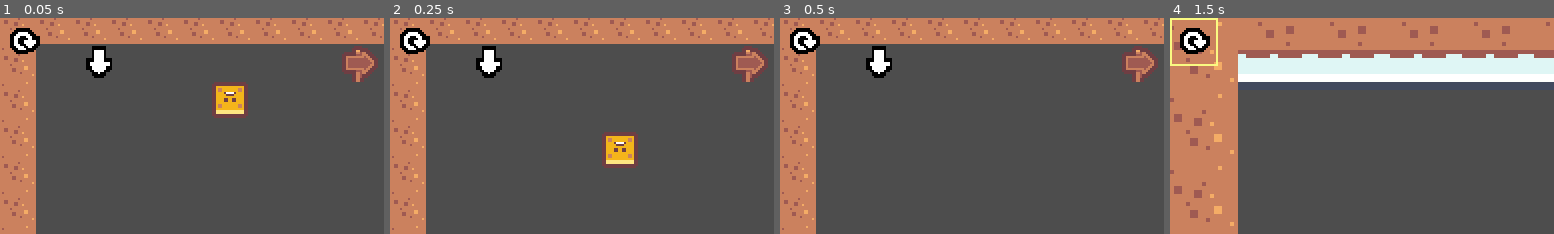
Above: before the commit, frames 1-4 (left to right).
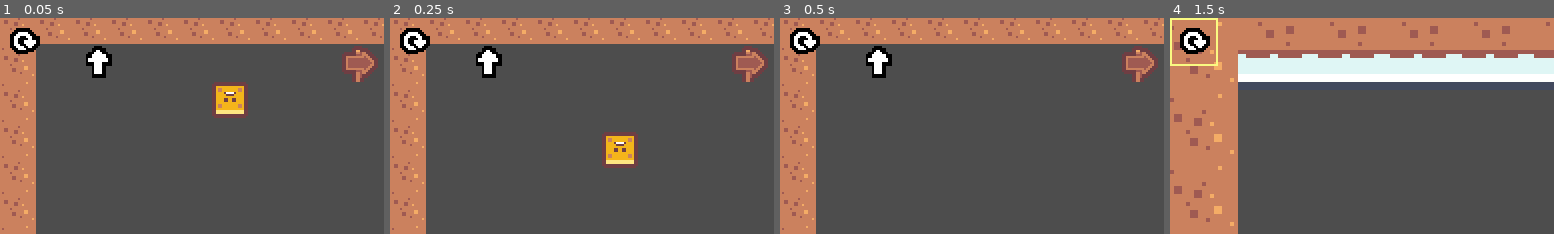
Above: after the commit, the same moments.

Repository: youer0219/Exocave
Game: Godot game, scene res://scenes/level/levels/level_03.tscn
Two runs of this game, one before a commit and one after it. Both use one fixed random seed, a clock stepped at 60 frames per second and the inputs below. This scene is started directly instead of the project's main scene.
Inputs (mouse positions are % of the whole screen's width and height, from its top left):
- Up to frame 1 (0.05 s): no input
- Up to frame 2 (0.25 s): no input
- Up to frame 3 (0.5 s): no input
- Up to frame 4 (1.5 s): click (3, 6) at 0.5 s; click (3, 6) at 1.25 s
The pictures show only the part of the screen within x 0-50%, y 0-50%; the shares and areas given below are measured in that part.

The runs differ from the first frame. In frame 1, 0.4% of the frame differs, in the area x 22-30%, y 12-28%; in frame 2, 0.4%; in frame 3, 0.4%; in frame 4, nothing differs.

Commit message:
使用vector常量替换原本的重力状态常量

Diff:
--- a/components/grivate_area_2d.gd
+++ b/components/grivate_area_2d.gd
@@ -1,19 +1,19 @@
 extends Area2D
 class_name GravityArea2D
 
-enum GravityState {
-	DOWN = Vector2i.DOWN.y,
-	UP = Vector2i.UP.y,
-}
-
-@export var gravity_state:GravityState = GravityState.DOWN:set = _set_gravity_state
-
-func _set_gravity_state(value:GravityState):
-	gravity_state = value
-	gravity_direction.y = gravity_state
+#enum GravityState {
+	#DOWN = Vector2i.DOWN.y,
+	#UP = Vector2i.UP.y,
+#}
+#
+#@export var gravity_state:GravityState = GravityState.DOWN:set = _set_gravity_state
+#
+#func _set_gravity_state(value:GravityState):
+	#gravity_state = value
+	#gravity_direction.y = gravity_state
 
 func _ready() -> void:
 	EventBus.gravity_flip.connect(
-		func(new_gravity_state:GravityState):
-			gravity_state = new_gravity_state
+		func(new_gravity_direction:Vector2):
+			gravity_direction = new_gravity_direction
 	)
--- a/scenes/gravity_flip_area_2d/gravity_flip_area_2d.gd
+++ b/scenes/gravity_flip_area_2d/gravity_flip_area_2d.gd
@@ -1,31 +1,34 @@
+@tool
 extends Area2D
 class_name GravityFlipArea2D
 
 @onready var image: Sprite2D = $Image
 
-@export var gravity_state:GravityArea2D.GravityState = GravityArea2D.GravityState.UP:set = _set_gravity_state
+@export var gravity_state:Vector2 = Vector2.UP:set = _set_gravity_state
 
 const UP_IMAGE_REGION_X := 170
 const DOWN_IMAGE_REGION_X := 187
-#const LEFT_IMAGE_REGION_X := 203
-#const LEFT_IMAGE_REGION_X := 221
+const LEFT_IMAGE_REGION_X := 203
+const RIGHT_IMAGE_REGION_X := 221
 
 func _on_body_entered(body: Node2D) -> void:
 	if body is Player:
 		EventBus.gravity_flip.emit(gravity_state)
 
-func _set_gravity_state(value:GravityArea2D.GravityState):
+func _set_gravity_state(value:Vector2):
 	gravity_state = value
 
 	if not is_node_ready():
 		await ready
 
 	match gravity_state:
-		GravityArea2D.GravityState.DOWN:
+		Vector2.DOWN:
 			image.texture.region.position.x = DOWN_IMAGE_REGION_X
-		GravityArea2D.GravityState.UP:
+		Vector2.UP:
 			image.texture.region.position.x = UP_IMAGE_REGION_X
-		#GravityArea2D.GravityState.LEFT:
-			#image.texture.region.position.x = LEFT_IMAGE_REGION_X
-		#GravityArea2D.GravityState.LEFT:
-			#image.texture.region.position.x = LEFT_IMAGE_REGION_X
+		Vector2.LEFT:
+			image.texture.region.position.x = LEFT_IMAGE_REGION_X
+		Vector2.RIGHT:
+			image.texture.region.position.x = RIGHT_IMAGE_REGION_X
+		_:
+			push_error("错误的gravity_state值！")
